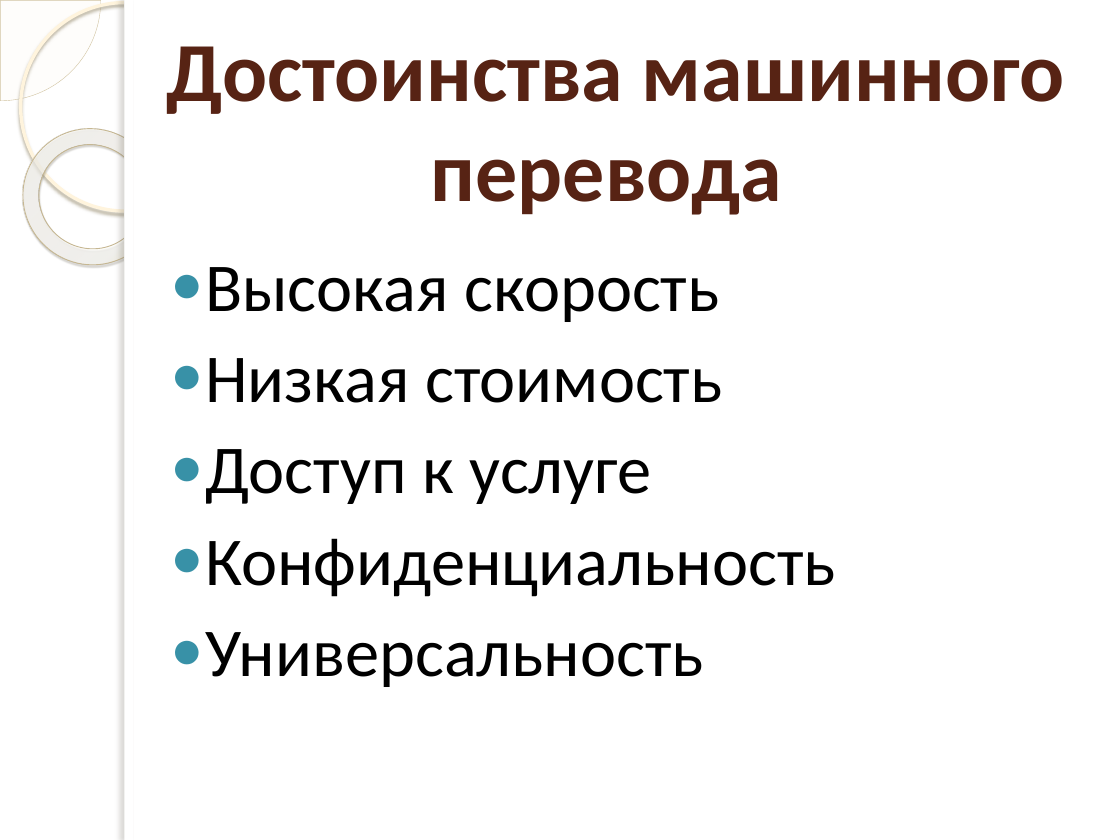
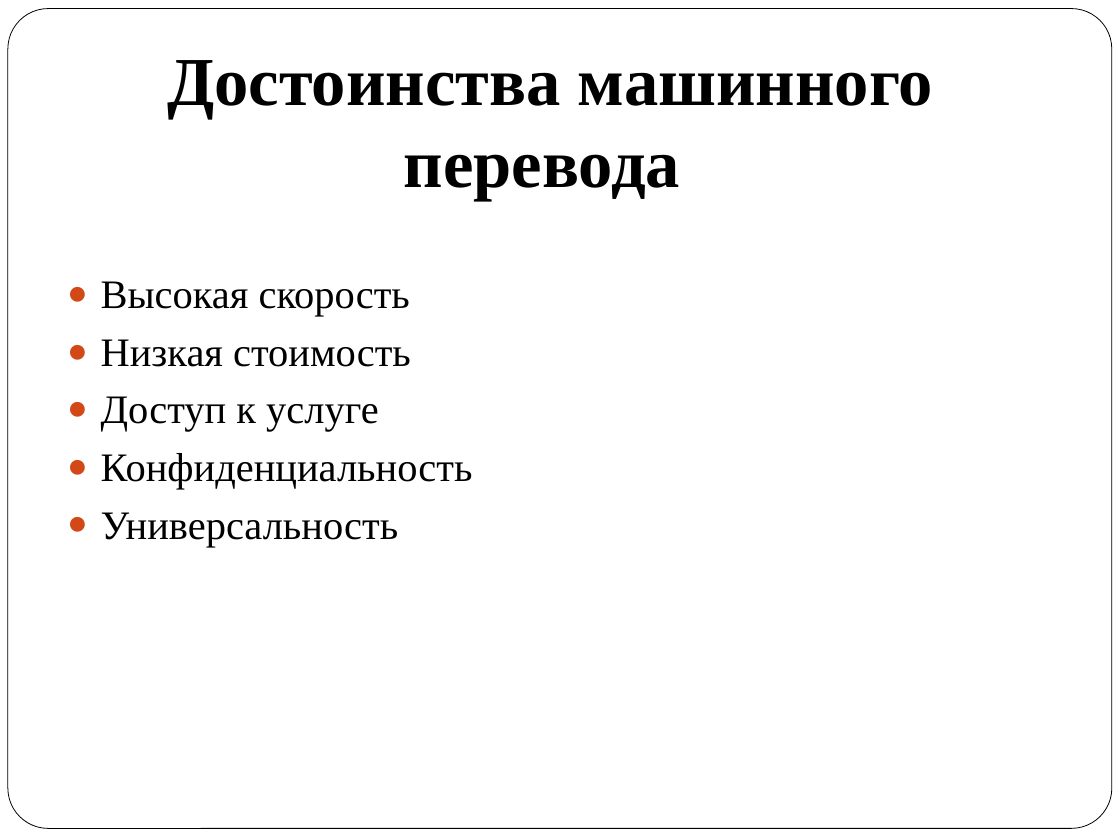
Before and after one commit to AnnaOnuchina/-, a slide deck: slide 12 of Курсовая Машинный перевод.pptx. Drawn at 1120x840 pixels with LibreOffice and Linux fonts; fonts in the diff are those of the drawing; background and template pictures are left out. Boxes give left, top, right and bottom in pixels: in the first picture for what was removed or moved away, otherwise in the second. Text is boxed around its words. In the diff, an @@ line names an element or a change of style, - is before the commit and + after.

```diff
--- a/Курсовая Машинный перевод.pptx
+++ b/Курсовая Машинный перевод.pptx
@@ pie slice (boxed as its full ellipse) removed at (0, 0, 101, 101) @@
@@ rounded rectangle added at (8, 9, 1112, 829), fill #FFFFFF, outline #000000 0.5 pt @@
@@ ellipse removed at (20, 2, 228, 211) @@
@@ rectangle removed at (124, 0, 1120, 840) @@
@@ rectangle removed at (124, 0, 133, 840) @@
@@ title "Достоинства машинного перевода": place and size @@
-title "Достоинства машинного перевода" at (166, 46, 1065, 215)
+title "Достоинства машинного перевода" at (167, 60, 933, 201)
@@ title "Достоинства машинного перевода" at (167, 60, 933, 201): size 54 to 44.1 pt, font Calibri to Times New Roman, text colour #572314 to #000000; vertical alignment middle to bottom @@
@@ donut removed at (0, 101, 187, 292) @@
@@ text "Высокая скорость": place and size @@
-text "Высокая скорость" at (205, 267, 835, 687)
+text "Высокая скорость" at (101, 281, 473, 547)
@@ text "Высокая скорость" at (101, 281, 473, 547): size 44 to 26 pt, font Calibri to Times New Roman; indent changed; bullet colour #3891A7 to #D34817 @@
```
Also in this commit, not shown: 12 other slides changed.
